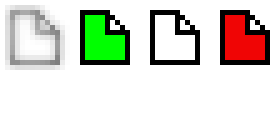
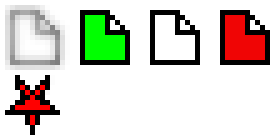
Layers edited between the first and the second 280 × 140 image:
renamed "Pasted Layer" to "icoset.png", painted on it over <box>5,75,60,135</box>
